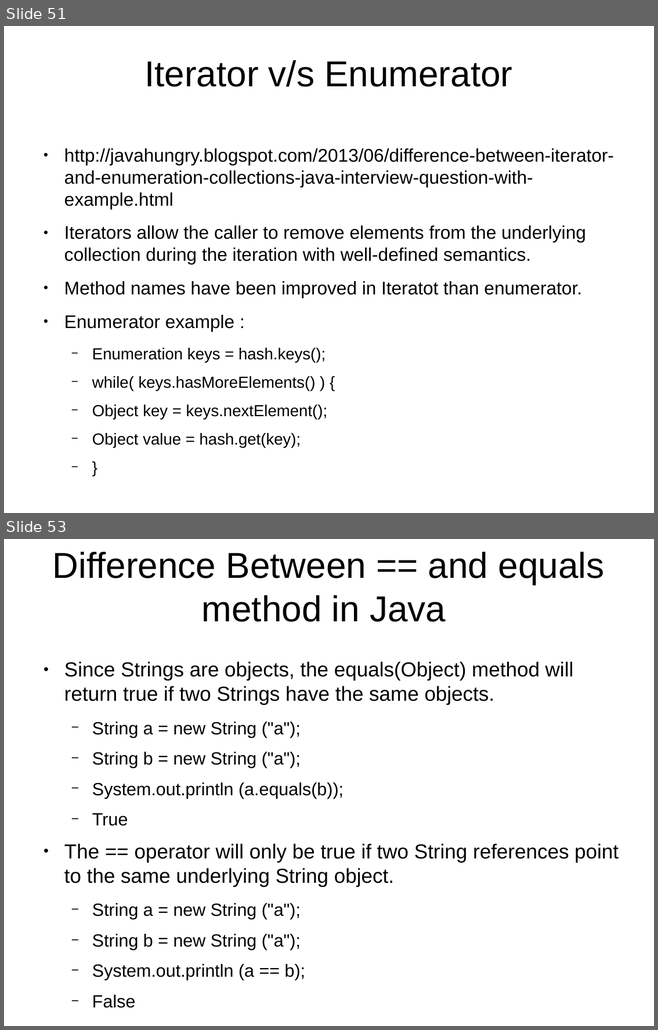
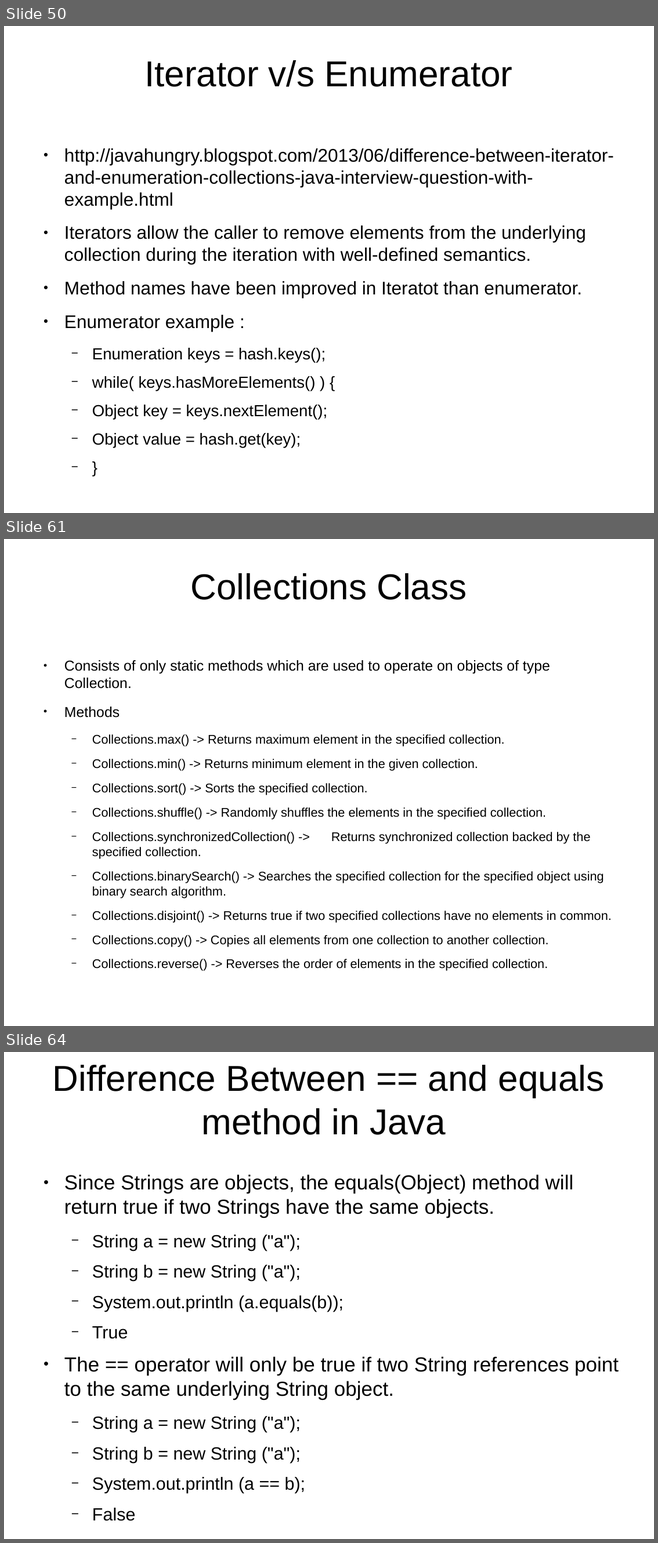
Before and after one commit to shikha-desai/Internship_PreWork, a slide deck: Java/Java_Notes.odp. Shown one above the other, each under a label of ours: slides 51 and 53 before the commit, slides 50, 61 and 64 after it; the slides between them are not shown. The pictures are 658x1030 and 658x1543 pixels, drawn with LibreOffice and Linux fonts; fonts in the diff are those of the drawing; background and template pictures are left out. Boxes give left, top, right and bottom in pixels: in the first picture for what was removed or moved away, otherwise in the second. Text is boxed around its words. In the diff, an @@ line names an element or a change of style, - is before the commit and + after.

Commit message:
Completed java collections, updated ls in Shell, updated delete truncate in SQL

```diff
--- a/Java/Java_Notes.odp
+++ b/Java/Java_Notes.odp
@@ slide 61 added at (4, 539, 654, 1026), background picture (left out) @@
@@ title added at (191, 573, 466, 600), 44 pt, text #000000 @@
+Collections Class
@@ text added at (64, 660, 611, 971), 15.3 pt, text #000000 @@
+● Consists of only static methods which are used to operate on objects of type Collection.
+● Methods
+  − Collections.max() -> Returns maximum element in the specified collection.
+  − Collections.min() -> Returns minimum element in the given collection.
+  − Collections.sort() -> Sorts the specified collection.
+  − Collections.shuffle() -> Randomly shuffles the elements in the specified collection.
+  − Collections.synchronizedCollection() -> Returns synchronized collection backed by the specified collection.
+  − Collections.binarySearch() -> Searches the specified collection for the specified object using binary search algorithm.
+  − Collections.disjoint() -> Returns true if two specified collections have no elements in common.
+  − Collections.copy() -> Copies all elements from one collection to another collection.
+  − Collections.reverse() -> Reverses the order of elements in the specified collection.
@@ what was slide 51 is now slide 50 @@
@@ what was slide 53 is now slide 64 @@
```
Also in this commit, not shown: 4 slides changed, 12 other slides added, 1 slide removed, 5 other files.
